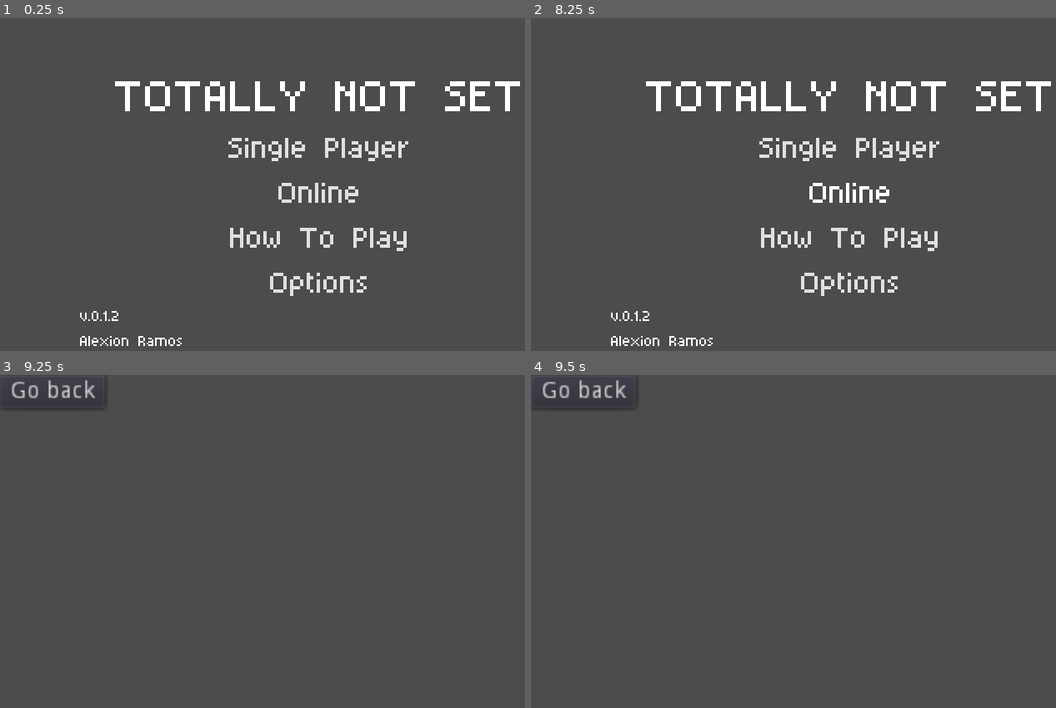
Above: before the commit, frames 1-4 (two rows, left to right).
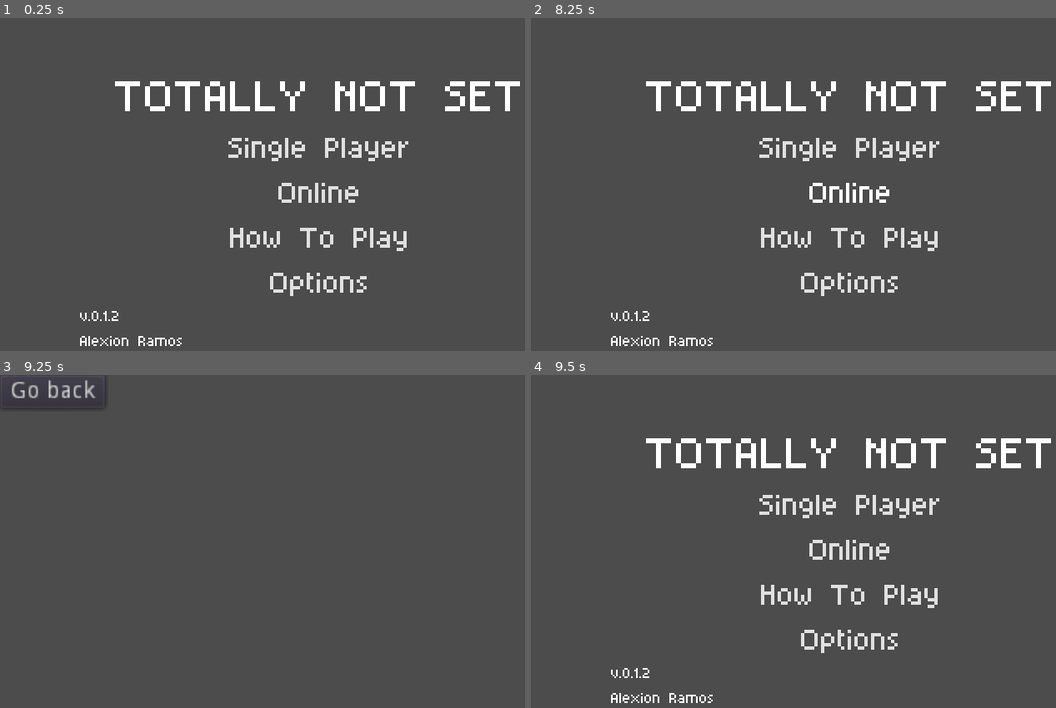
Above: after the commit, the same moments.

Repository: almos98/SetOnline
Game: Godot game, scene res://menu/start_menu.tscn
The game is run twice, just before and just after one commit, with the same random seed, the same clock (stepped at 60 frames per second) and the same inputs. Before the commit the project has no main scene; this scene is started directly in both runs.
Inputs (mouse positions are in pixels of both pictures, inside the frame that each line leads up to):
- Up to frame 1 (0.25 s): no input
- Up to frame 2 (8.25 s): click "Single Player" at 0.5 s; click "Single Player" at 1.25 s; click "Online" at 2 s; click "Go back" at 2.75 s; click "Single Player" at 3.5 s; click "How To Play" at 4.25 s; click "Options" at 5 s; move the mouse to (819, 271) at 5.77 s; click (819, 271) at 5.92 s; move the mouse to (1045, 251) at 6.52 s; click (1045, 251) at 6.67 s; move the mouse to (657, 144) at 7.27 s; click (657, 144) at 7.42 s; move the mouse to (882, 197) at 8.02 s; click (882, 197) at 8.17 s
- Up to frame 3 (9.25 s): tap Enter at 8.75 s; move the mouse to (225, 464) at 8.77 s; click (225, 464) at 8.92 s
- Up to frame 4 (9.5 s): tap Escape (ui_cancel) at 9.4 s

Frames 1-3 are identical in both runs. In frame 4, 4.9% of the frame differs, in the area x 0-100%, y 1-99%.

Commit message:
Use "ui_cancel" action to go back a menu.

Diff:
--- a/menu/menu.gd
+++ b/menu/menu.gd
@@ -2,23 +2,19 @@
 
 var states: Array;
 
+func _ready():
+	self.connect("gui_input", self, "_input");
+
 func register(menu: Control) -> void:
-	assert(!menu.buttons_container_path.is_empty(),
-		"ERROR: Buttons container path not set.");
+	assert(menu.scene_transitions.size() == menu.buttons_path.size(),
+		"[ERROR] Mismatched buttons and transition scenes.");
 
-	var buttons := menu.get_node(menu.buttons_container_path).get_children();
-
-	assert(menu.scene_transitions.size() == buttons.size(),
-		"ERROR: Mismatched buttons and transition scenes.");
-
-	for i in buttons.size():
-		assert(buttons[i].is_class("BaseButton"),
-			"ERROR: Button container contains non-button member.");
-
-		if menu.scene_transitions[i] == null:
+	for i in menu.buttons_path.size():
+		if !menu.has_node(menu.buttons_path[i]) or menu.scene_transitions[i] == null:
 			continue;
 
-		buttons[i].connect("pressed", self, "change_scene", [menu, i]);
+		var button: BaseButton = menu.get_node(menu.buttons_path[i]);
+		button.connect("pressed", self, "change_scene", [menu, i]);
 
 	if !menu.back_button_path.is_empty():
 		menu.get_node(menu.back_button_path).connect("pressed", self, "back");
@@ -26,8 +22,14 @@
 func change_scene(menu: Control, t: int) -> void:
 	states.push_back(get_tree().current_scene.filename);
 
-	assert(get_tree().change_scene_to(menu.scene_transitions[t]) == OK,
-		"ERROR: Failed to transition to next scene.");
+	get_tree().change_scene_to(menu.scene_transitions[t]) == OK
 
 func back() -> void:
+	if states.empty():
+		return;
+
 	get_tree().change_scene(states.pop_back());
+
+func _input(event: InputEvent) -> void:
+	if event.is_action_pressed("ui_cancel"):
+		back();
--- a/menu/menu_state.gd
+++ b/menu/menu_state.gd
@@ -1,6 +1,6 @@
 extends Control;
 
-export (NodePath) var buttons_container_path;
+export (Array, NodePath) var buttons_path;
 export (Array, PackedScene) var scene_transitions;
 export (NodePath) var back_button_path;
 
--- a/menu/multiplayer_menu.tscn
+++ b/menu/multiplayer_menu.tscn
@@ -9,8 +9,6 @@
 __meta__ = {
 "_edit_use_anchors_": false
 }
-buttons_container_path = NodePath(".")
-scene_transitions = [ null ]
 back_button_path = NodePath("Button")
 
 [node name="Button" type="Button" parent="."]
--- a/menu/start_menu.tscn
+++ b/menu/start_menu.tscn
@@ -41,7 +41,7 @@
 __meta__ = {
 "_edit_use_anchors_": false
 }
-buttons_container_path = NodePath("VBox/HBoxContainer/MenuButtons")
+buttons_path = [ NodePath(""), NodePath("VBox/HBoxContainer/MenuButtons/OnlineButton"), NodePath(""), NodePath("") ]
 scene_transitions = [ null, ExtResource( 2 ), null, null ]
 
 [node name="VBox" type="VBoxContainer" parent="."]
--- a/project.godot
+++ b/project.godot
@@ -16,6 +16,7 @@
 [application]
 
 config/name="SetOnline"
+run/main_scene="res://menu/start_menu.tscn"
 config/icon="res://icon.png"
 
 [autoload]
